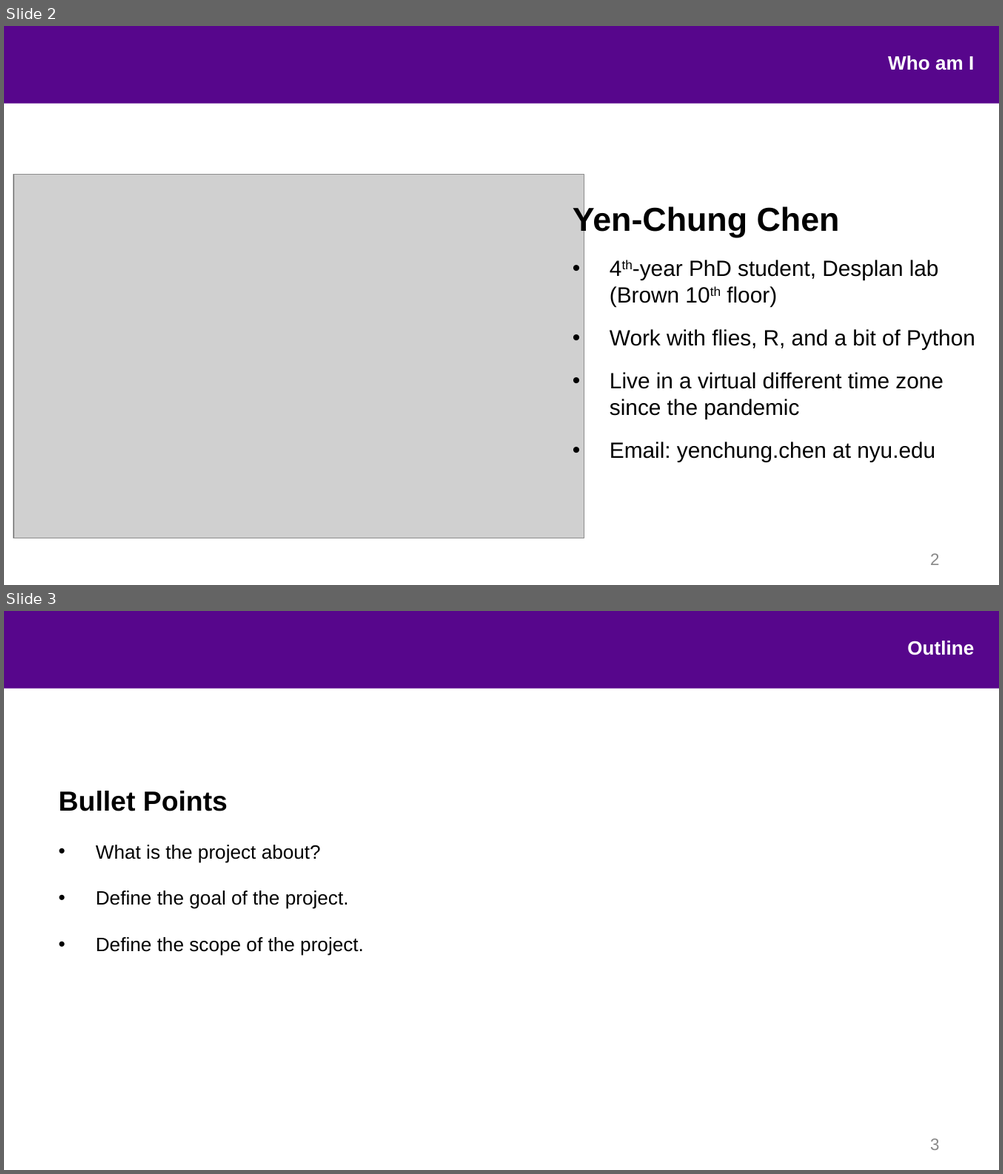
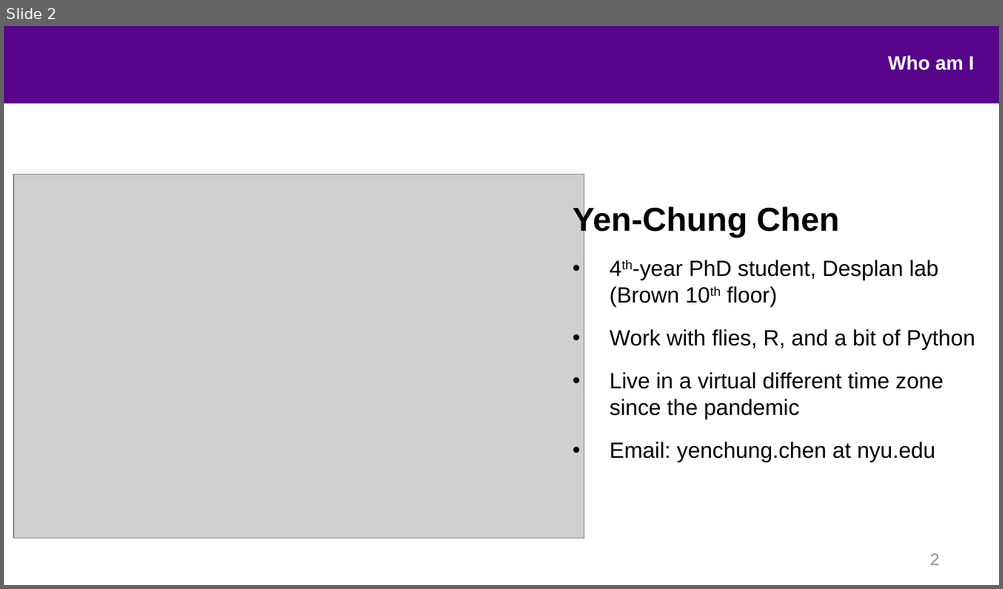
Before and after one commit to nyusurp/nyusurp.github.io, a slide deck: slide/session_1_environment.ppt. Shown one above the other, each under a label of ours: slides 2 and 3 before the commit, slide 2 after it. The pictures are 1003x1174 and 1003x589 pixels, drawn with LibreOffice and Linux fonts; fonts in the diff are those of the drawing; grey boxes stand for pictures; background and template pictures are left out. Boxes give left, top, right and bottom in pixels: in the first picture for what was removed or moved away, otherwise in the second. Text is boxed around its words. In the diff, an @@ line names an element or a change of style, - is before the commit and + after.

```diff
--- a/slide/session_1_environment.ppt
+++ b/slide/session_1_environment.ppt
@@ slide 3 removed at (4,611,999,1170), background #FFFFFF; not listed: 1 template element that a slide beside it also shows @@
@@ text removed at (907,641,973,655) @@
-Outline
@@ text removed at (59,791,364,956) @@
-Bullet Points
-• What is the project about?
-• Define the goal of the project.
-• Define the scope of the project.
@@ page number removed at (930,1139,939,1150) @@
-3
```
Also in this commit, not shown: 3 slides added, 1 other slide removed, 2 other files.
